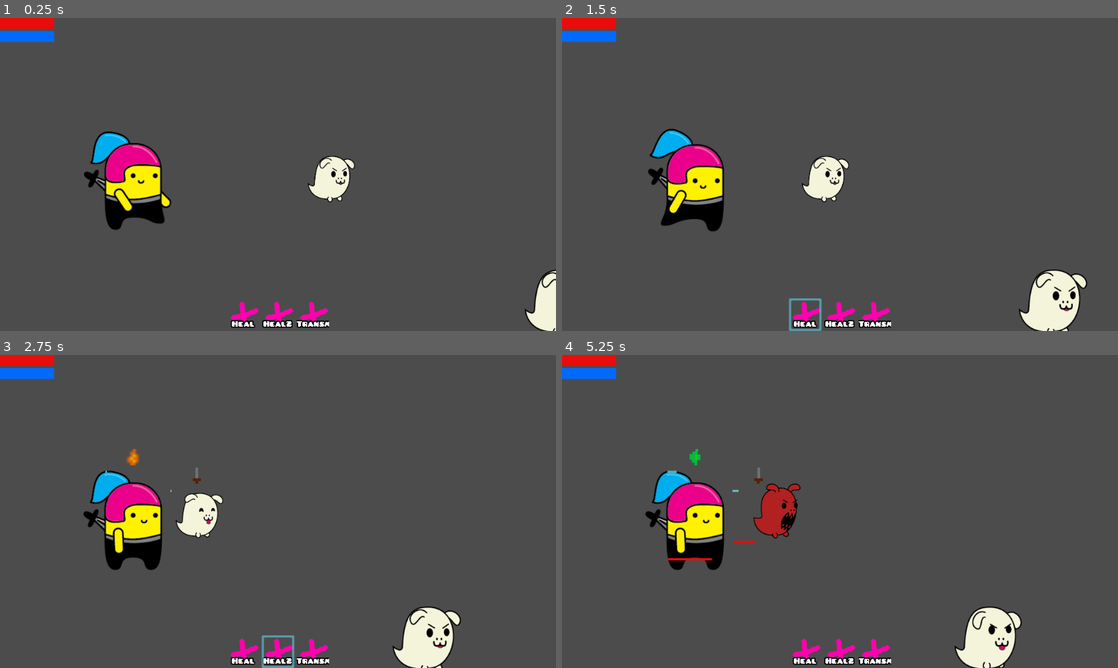
Above: before the commit, frames 1-4 (two rows, left to right).
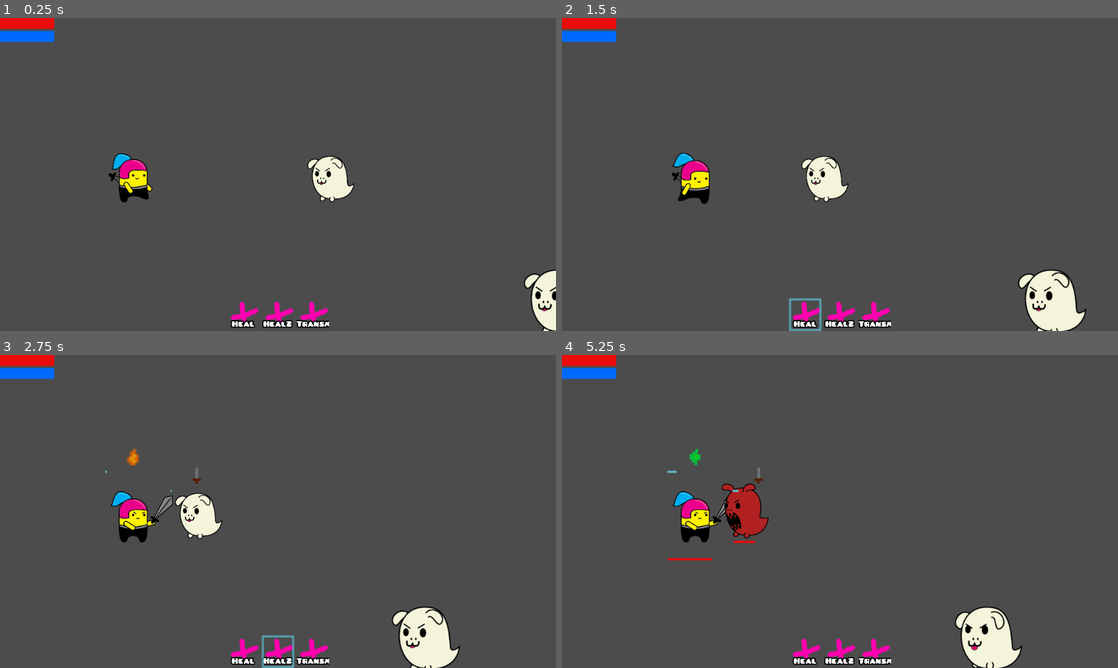
Above: after the commit, the same moments.

Repository: danreeves/godot-wild-jam-33
Game: Godot game, scene res://Main.tscn
Two runs of this game, one before a commit and one after it. Both use one fixed random seed, a clock stepped at 60 frames per second and the inputs below. The engine's default icon, where the game draws it, is replaced by a stand-in: a white triangle on a blue panel in a dark square.
Inputs (mouse positions are in pixels of both pictures, inside the frame that each line leads up to):
- Up to frame 1 (0.25 s): no input
- Up to frame 2 (1.5 s): move the mouse to (695, 174) at 0.52 s; click (695, 174) at 0.67 s; move the mouse to (806, 315) at 1.27 s; click (806, 315) at 1.42 s
- Up to frame 3 (2.75 s): move the mouse to (278, 652) at 2.02 s; click (278, 652) at 2.17 s
- Up to frame 4 (5.25 s): move the mouse to (873, 652) at 2.77 s; click (873, 652) at 2.92 s; move the mouse to (762, 514) at 3.52 s; click (762, 514) at 3.67 s; move the mouse to (990, 639) at 4.27 s; click (990, 639) at 4.42 s; move the mouse to (867, 511) at 5.02 s; click (867, 511) at 5.17 s

The runs differ from the first frame. In frame 1, 3.8% of the frame differs, in the area x 15-100%, y 36-100%; in frame 2, 4.3%; in frame 3, 4.4%; in frame 4, 5.6%, in the area x 15-83%, y 37-100%.

Commit message:
some fixes

Diff:
--- a/Ghost_Animation.tres
+++ b/Ghost_Animation.tres
@@ -23,9 +23,9 @@
 
 [resource]
 animations = [ {
-"frames": [ ExtResource( 5 ), ExtResource( 4 ), ExtResource( 5 ), ExtResource( 4 ), ExtResource( 5 ), ExtResource( 4 ), ExtResource( 5 ), ExtResource( 4 ), ExtResource( 5 ), ExtResource( 4 ), ExtResource( 5 ), ExtResource( 4 ), ExtResource( 5 ), ExtResource( 4 ), ExtResource( 7 ), ExtResource( 4 ) ],
+"frames": [ ExtResource( 15 ), ExtResource( 16 ) ],
 "loop": true,
-"name": "idle",
+"name": "flee",
 "speed": 5.0
 }, {
 "frames": [ ExtResource( 3 ), ExtResource( 6 ) ],
@@ -33,14 +33,9 @@
 "name": "hit",
 "speed": 5.0
 }, {
-"frames": [ ExtResource( 15 ), ExtResource( 16 ) ],
+"frames": [ ExtResource( 5 ), ExtResource( 4 ), ExtResource( 5 ), ExtResource( 4 ), ExtResource( 5 ), ExtResource( 4 ), ExtResource( 5 ), ExtResource( 4 ), ExtResource( 5 ), ExtResource( 4 ), ExtResource( 5 ), ExtResource( 4 ), ExtResource( 5 ), ExtResource( 4 ), ExtResource( 7 ), ExtResource( 4 ) ],
 "loop": true,
-"name": "flee",
-"speed": 5.0
-}, {
-"frames": [ ExtResource( 12 ), ExtResource( 13 ), ExtResource( 14 ), ExtResource( 17 ), ExtResource( 18 ), ExtResource( 19 ), ExtResource( 20 ) ],
-"loop": true,
-"name": "die",
+"name": "idle",
 "speed": 5.0
 }, {
 "frames": [ ExtResource( 8 ), ExtResource( 9 ), ExtResource( 10 ), ExtResource( 11 ) ],
@@ -52,4 +47,9 @@
 "loop": true,
 "name": "run",
 "speed": 5.0
+}, {
+"frames": [ ExtResource( 12 ), ExtResource( 13 ), ExtResource( 14 ), ExtResource( 17 ), ExtResource( 18 ), ExtResource( 19 ), ExtResource( 20 ) ],
+"loop": false,
+"name": "die",
+"speed": 5.0
 } ]
--- a/Hero_Animation.tres
+++ b/Hero_Animation.tres
@@ -24,17 +24,39 @@
 [ext_resource path="res://assets/Art/Hero/hero_Run2.png" type="Texture" id=22]
 [ext_resource path="res://assets/Art/Hero/hero_Drink1.png" type="Texture" id=23]
 [ext_resource path="res://assets/Art/Hero/hero_Die6.png" type="Texture" id=24]
+[ext_resource path="res://assets/Art/Hero/hero_Combat2.png" type="Texture" id=25]
+[ext_resource path="res://assets/Art/Hero/hero_Combat1.png" type="Texture" id=26]
 
 [resource]
 animations = [ {
+"frames": [ ExtResource( 8 ), ExtResource( 17 ) ],
+"loop": true,
+"name": "hit",
+"speed": 5.0
+}, {
 "frames": [ ExtResource( 13 ), ExtResource( 9 ), ExtResource( 13 ), ExtResource( 9 ), ExtResource( 13 ), ExtResource( 9 …(227 unchanged characters)…
 "loop": true,
 "name": "idle",
 "speed": 5.0
 }, {
-"frames": [ ExtResource( 8 ), ExtResource( 17 ) ],
+"frames": [ ExtResource( 14 ), ExtResource( 7 ) ],
+"loop": false,
+"name": "attack",
+"speed": 5.0
+}, {
+"frames": [ ExtResource( 12 ), ExtResource( 22 ) ],
 "loop": true,
-"name": "hit",
+"name": "run",
+"speed": 4.0
+}, {
+"frames": [ ExtResource( 23 ), ExtResource( 21 ), ExtResource( 5 ), ExtResource( 6 ), ExtResource( 15 ) ],
+"loop": false,
+"name": "drink",
+"speed": 5.0
+}, {
+"frames": [ ExtResource( 1 ), ExtResource( 2 ), ExtResource( 3 ), ExtResource( 2 ), ExtResource( 3 ), ExtResource( 2 ), ExtResource( 3 ), ExtResource( 2 ), ExtResource( 3 ), ExtResource( 2 ), ExtResource( 3 ), ExtResource( 2 ), ExtResource( 3 ), ExtResource( 4 ) ],
+"loop": false,
+"name": "camp",
 "speed": 5.0
 }, {
 "frames": [ ExtResource( 20 ), ExtResource( 16 ), ExtResource( 11 ), ExtResource( 18 ), ExtResource( 19 ), ExtResource( 24 ) ],
@@ -42,23 +64,8 @@
 "name": "die",
 "speed": 5.0
 }, {
-"frames": [ ExtResource( 14 ), ExtResource( 7 ) ],
-"loop": false,
-"name": "attack",
-"speed": 5.0
-}, {
-"frames": [ ExtResource( 23 ), ExtResource( 21 ), ExtResource( 5 ), ExtResource( 6 ), ExtResource( 15 ) ],
-"loop": false,
-"name": "drink",
-"speed": 5.0
-}, {
-"frames": [ ExtResource( 12 ), ExtResource( 22 ) ],
+"frames": [ ExtResource( 26 ), ExtResource( 25 ) ],
 "loop": true,
-"name": "run",
-"speed": 4.0
-}, {
-"frames": [ ExtResource( 1 ), ExtResource( 2 ), ExtResource( 3 ), ExtResource( 2 ), ExtResource( 3 ), ExtResource( 2 ), ExtResource( 3 ), ExtResource( 2 ), ExtResource( 3 ), ExtResource( 2 ), ExtResource( 3 ), ExtResource( 2 ), ExtResource( 3 ), ExtResource( 4 ) ],
-"loop": false,
-"name": "camp",
+"name": "combat",
 "speed": 5.0
 } ]
--- a/Main.tscn
+++ b/Main.tscn
@@ -20,8 +20,9 @@
 scale = Vector2( 0.5, 0.5 )
 frames = ExtResource( 4 )
 animation = "idle"
-frame = 1
+frame = 5
 playing = true
+flip_h = true
 
 [node name="Enemy2" parent="." instance=ExtResource( 2 )]
 position = Vector2( 434.488, 236.242 )
@@ -30,8 +31,9 @@
 scale = Vector2( 0.5, 0.5 )
 frames = ExtResource( 4 )
 animation = "idle"
-frame = 5
+frame = 9
 playing = true
+flip_h = true
 
 [node name="Enemy3" parent="." instance=ExtResource( 2 )]
 position = Vector2( 797.056, -100.319 )
@@ -40,8 +42,9 @@
 scale = Vector2( 0.5, 0.5 )
 frames = ExtResource( 4 )
 animation = "idle"
-frame = 1
+frame = 5
 playing = true
+flip_h = true
 
 [node name="Camera2D" type="Camera2D" parent="."]
 current = true
--- a/Units/Enemy.gd
+++ b/Units/Enemy.gd
@@ -6,6 +6,8 @@
 export var move_away_from_player = false
 
 onready var spell_manager = get_target().find_node("SpellManager")
+
+export var dead = false
 
 func _ready() -> void:
 	var _err1 = $InCombat.connect("body_entered", self, "unit_enter_range")
@@ -28,13 +30,20 @@
 		$AttackQueue.stop()
 
 func die() -> void:
-	queue_free()
+	dead = true
+	$AttackQueue.stop()
+	$AnimatedSprite.play("die")
+	$AnimatedSprite.flip_h = false
+	set_element(Globals.Elements.None)
 
 func is_element(elem) -> bool:
 	return element == elem
 
 func _process(_delta: float) -> void:
-	$AnimatedSprite.flip_h = move_away_from_player
+	if dead:
+		return
+
+	$AnimatedSprite.flip_h = !move_away_from_player
 
 	# bobbus wrote this code
 	var size = 1 + position.y * 0.002
--- a/Units/Player.gd
+++ b/Units/Player.gd
@@ -19,11 +19,11 @@
 		$AttackQueue.stop()
 		return
 
-	if !unit_in_range_last_frame and in_range.size() > 0:
+	if !unit_in_range_last_frame and get_in_range().size() > 0:
 		$AttackQueue.start_timer()
 		unit_in_range_last_frame = true
 
-	if in_range.size() == 0:
+	if get_in_range().size() == 0:
 		$AttackQueue.stop()
 		unit_in_range_last_frame = false
 
@@ -43,9 +43,11 @@
 
 	var velocity = Vector2.ZERO
 	var target = get_nearest_enemy()
-	if target and in_range.size() == 0:
+	if target and get_in_range().size() == 0:
 		$AnimatedSprite.play("run")
 		velocity = (target.position - self.position).normalized() * speed
+	elif target and get_in_range().size() > 0:
+		$AnimatedSprite.play("combat")
 	elif $AnimatedSprite.animation == "run":
 		$AnimatedSprite.play("idle")
 	velocity = move_and_slide(velocity)
@@ -64,15 +66,24 @@
 	var nearest = null
 	var nearest_distance = 1000
 	for enemy in enemies:
-		var distance = self.position.distance_to(enemy.position)
-		if distance < nearest_distance:
-			nearest = enemy
-			nearest_distance = distance
+		if !enemy.dead:
+			var distance = self.position.distance_to(enemy.position)
+			if distance < nearest_distance:
+				nearest = enemy
+				nearest_distance = distance
 	return nearest
 
+func get_in_range() -> Array:
+	var not_dead = []
+	for enemy in in_range:
+		if !enemy.dead:
+			not_dead.append(enemy)
+	return not_dead
+
 func get_target() -> Node2D:
-	if in_range.size() > 0:
-		return in_range.front()
+	var in_range_not_dead = get_in_range()
+	if in_range_not_dead.size() > 0:
+		return in_range_not_dead.front()
 	return null
 
 func die() -> void:
--- a/Units/Player.tscn
+++ b/Units/Player.tscn
@@ -27,9 +27,9 @@
 script = ExtResource( 2 )
 
 [node name="AnimatedSprite" type="AnimatedSprite" parent="."]
+scale = Vector2( 0.5, 0.5 )
 frames = ExtResource( 1 )
-animation = "idle"
-frame = 15
+animation = "combat"
 playing = true
 
 [node name="Hitbox" type="CollisionShape2D" parent="."]
Not shown: 1 places in Hero_Animation.tres that only renumber resources
Not shown: 3 places in Units/Enemy.tscn that only renumber resources
